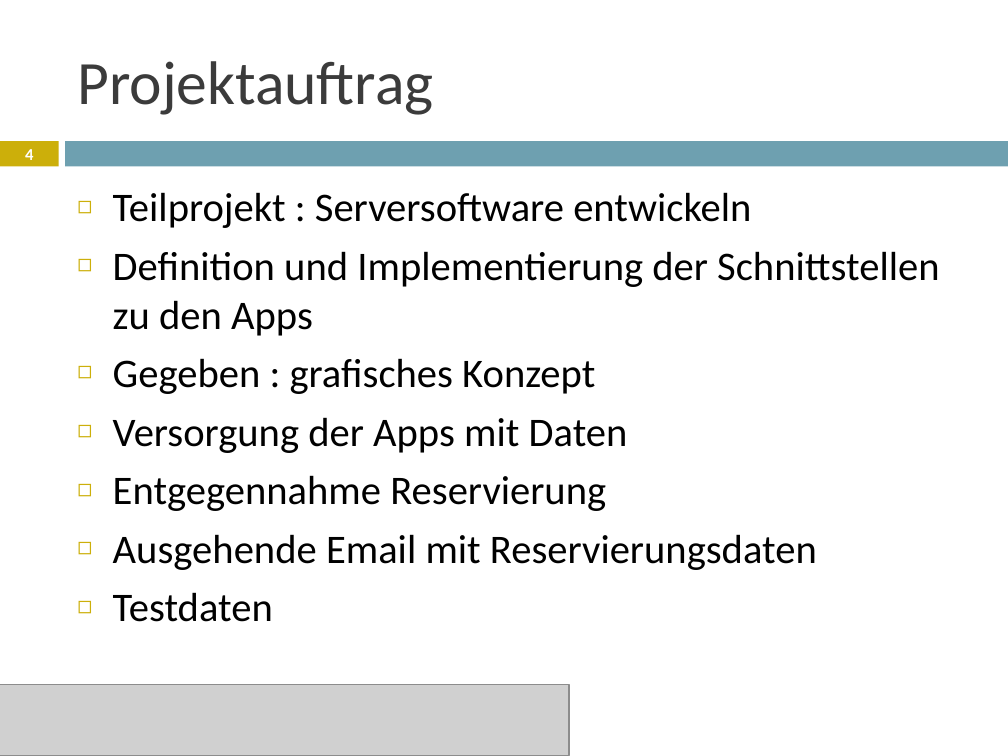
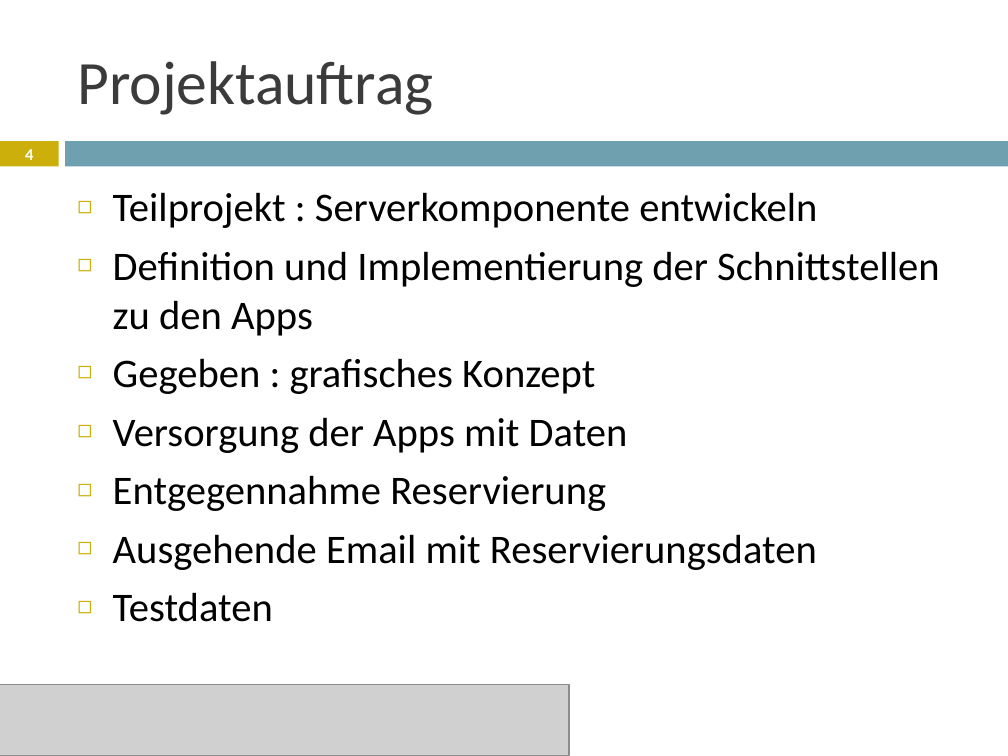
Before and after one commit to janhelmle/weiterbildung_fachinformatiker_ihk_projektantrag, a slide deck: slide 4 of praesentation/Projektpräsentation.pptx. Drawn at 1008x756 pixels with LibreOffice and Linux fonts; fonts in the diff are those of the drawing; grey boxes stand for pictures. Boxes give left, top, right and bottom in pixels: in the first picture for what was removed or moved away, otherwise in the second. Text is boxed around its words. In the diff, an @@ line names an element or a change of style, - is before the commit and + after.

```diff
--- a/praesentation/Projektpräsentation.pptx
+++ b/praesentation/Projektpräsentation.pptx
@@ text at <box>113,192,817,228</box>: text changed @@
-◻ Teilprojekt : Serversoftware entwickeln
+◻ Teilprojekt : Serverkomponente entwickeln
```
Also in this commit, not shown: 4 other slides changed, 4 other files.
